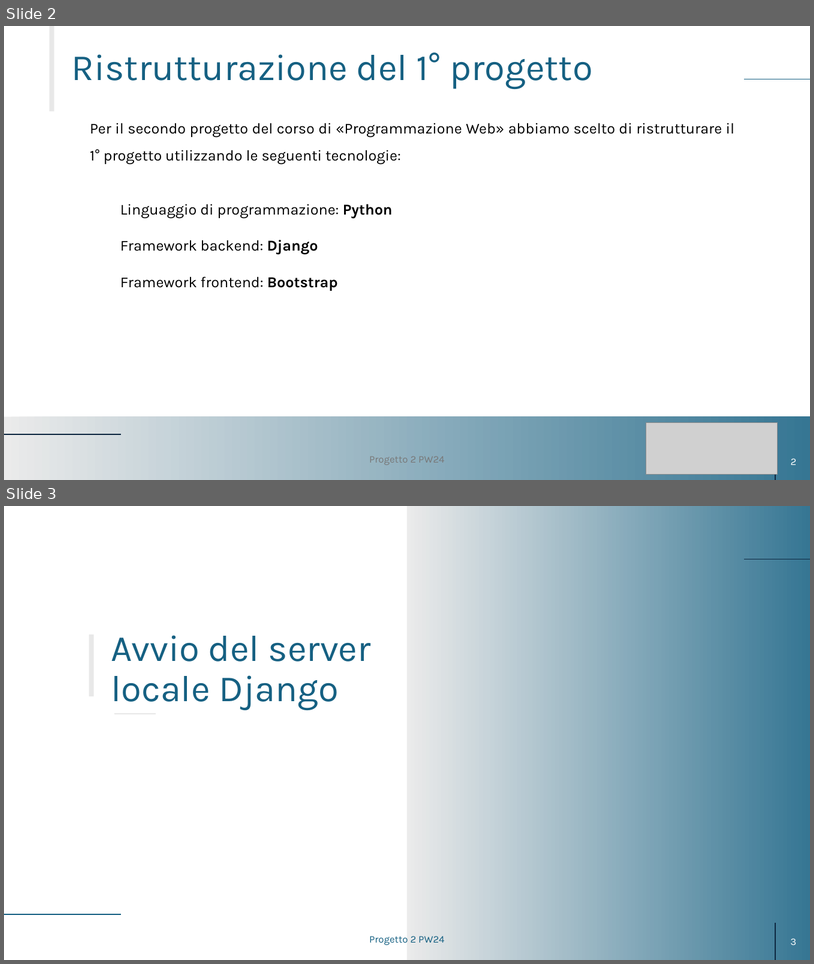
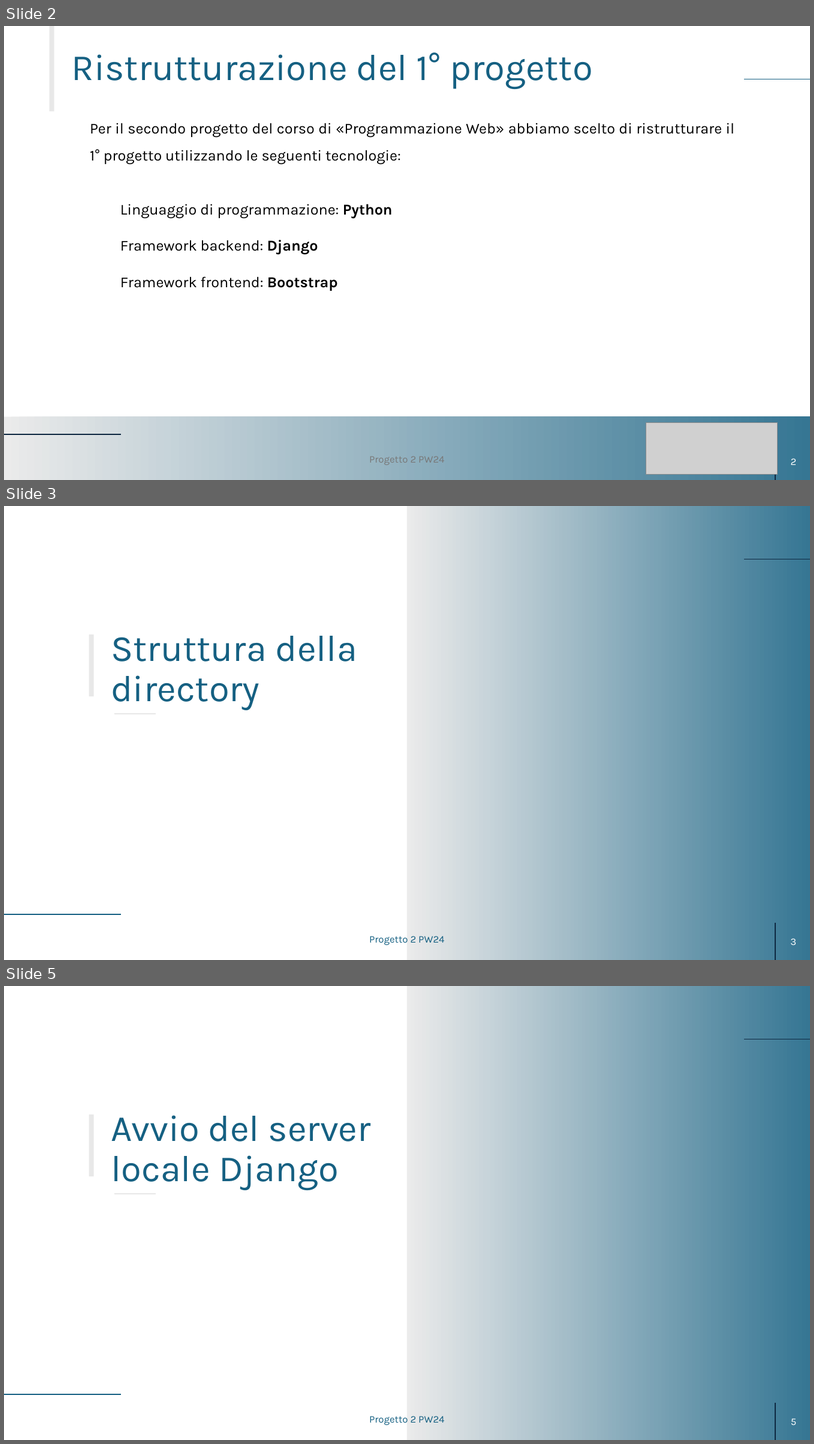
Before and after one commit to DavideBrambilla98/Progetto2_PW24, a slide deck: Documentazione/PROGETTO 2 PW24.pptx. Shown one above the other, each under a label of ours: slides 2 and 3 before the commit, slides 2, 3 and 5 after it; the slides between them are not shown. The pictures are 814x964 and 814x1444 pixels, drawn with LibreOffice and Linux fonts; fonts in the diff are those of the drawing; grey boxes stand for pictures. Boxes give left, top, right and bottom in pixels: in the first picture for what was removed or moved away, otherwise in the second. Text is boxed around its words. In the diff, an @@ line names an element or a change of style, - is before the commit and + after.

```diff
--- a/Documentazione/PROGETTO 2 PW24.pptx
+++ b/Documentazione/PROGETTO 2 PW24.pptx
@@ slide 3 added at bbox=[4, 506, 810, 960], background #FFFFFF; not listed: 6 template elements that a slide beside it also shows @@
@@ title added at bbox=[111, 636, 357, 710], 44 pt, text #156082 @@
+Struttura della directory
@@ text added at bbox=[369, 936, 444, 945], 12 pt, text #156082 @@
+Progetto 2 PW24
@@ page number added at bbox=[791, 938, 797, 945], 12 pt, text #FFFFFF @@
+3
@@ what was slide 3 is now slide 5 @@
@@ page number at bbox=[791, 1418, 797, 1425]: text changed @@
-3
+5
```
Also in this commit, not shown: 3 slides changed, 2 other slides added.
